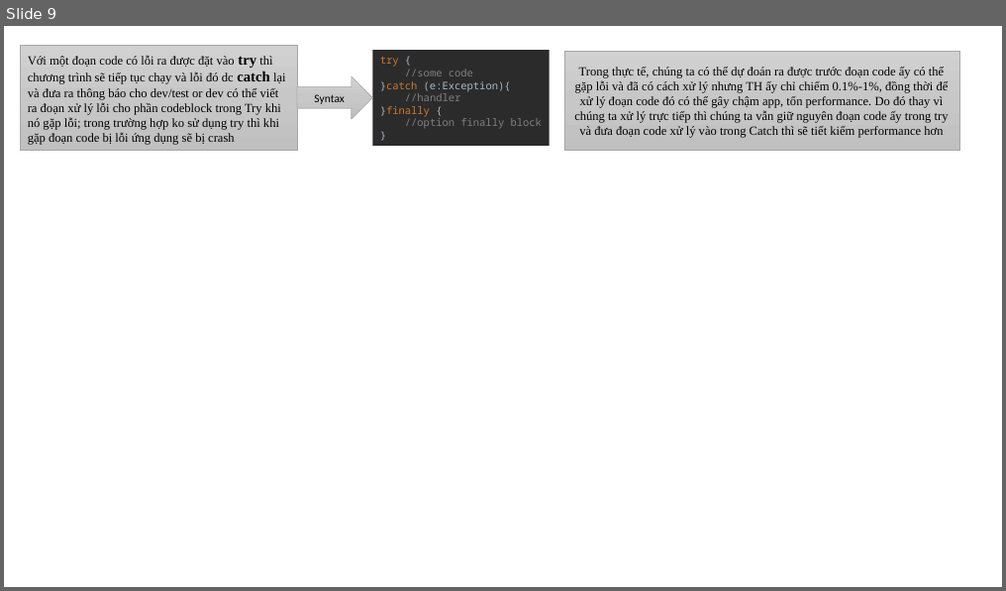
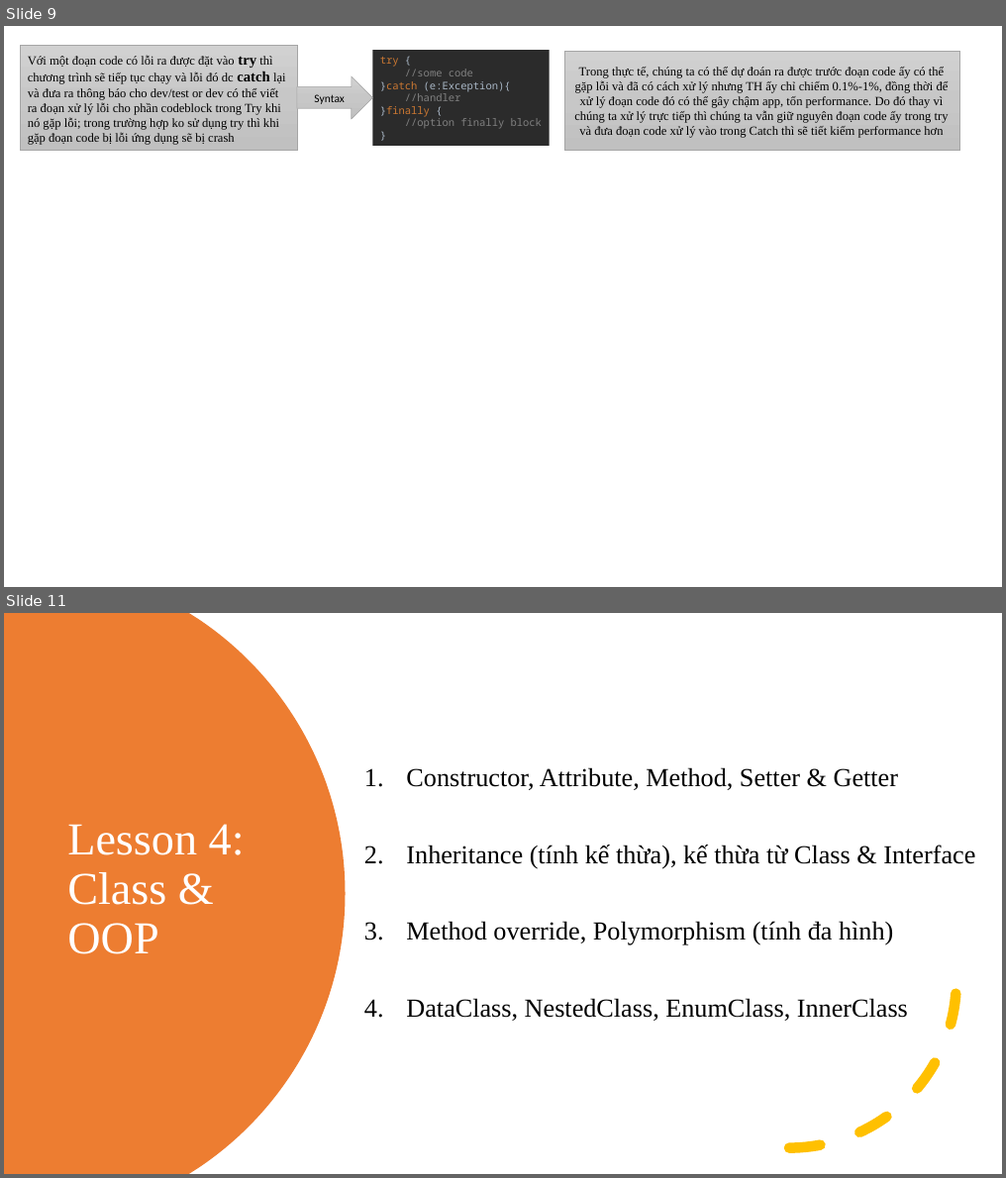
Before and after one commit to williamvietnam/AndroidOpenSourceProjects, a slide deck: kotlin-basic-2022/kotlin-basic.pptx. Shown one above the other, each under a label of ours: slide 9 before the commit, slides 9 and 11 after it; the slides between them are not shown. The pictures are 1006x591 and 1006x1178 pixels, drawn with LibreOffice and Linux fonts; fonts in the diff are those of the drawing. Boxes give left, top, right and bottom in pixels: in the first picture for what was removed or moved away, otherwise in the second. Text is boxed around its words. In the diff, an @@ line names an element or a change of style, - is before the commit and + after.

Commit message:
KOBA-08: dataClass, nestedClass, InnerClass, EnumClass

```diff
--- a/kotlin-basic-2022/kotlin-basic.pptx
+++ b/kotlin-basic-2022/kotlin-basic.pptx
@@ slide 11 added at (4, 613, 1002, 1174), background #FFFFFF @@
@@ freeform shape added at (4, 613, 346, 1174), fill #ED7D31 @@
@@ text added at (406, 767, 975, 1021), 25 pt, text #000000 @@
+1. Constructor, Attribute, Method, Setter & Getter
+2. Inheritance (tính kế thừa), kế thừa từ Class & Interface
+3. Method override, Polymorphism (tính đa hình)
+4. DataClass, NestedClass, EnumClass, InnerClass
@@ arc (boxed as its full ellipse) added at (623, 814, 957, 1149), outline #FFC000 10 pt dashed @@
@@ title added at (67, 824, 245, 955), 44 pt, text #FFFFFF @@
+Lesson 4: Class & OOP
```
Also in this commit, not shown: 3 other slides added, 8 other files.
